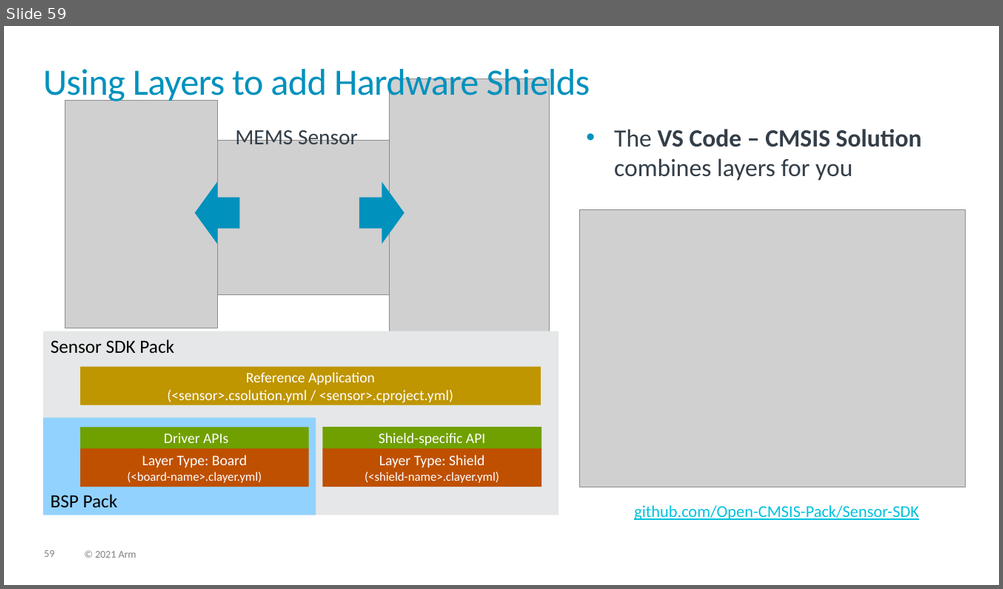
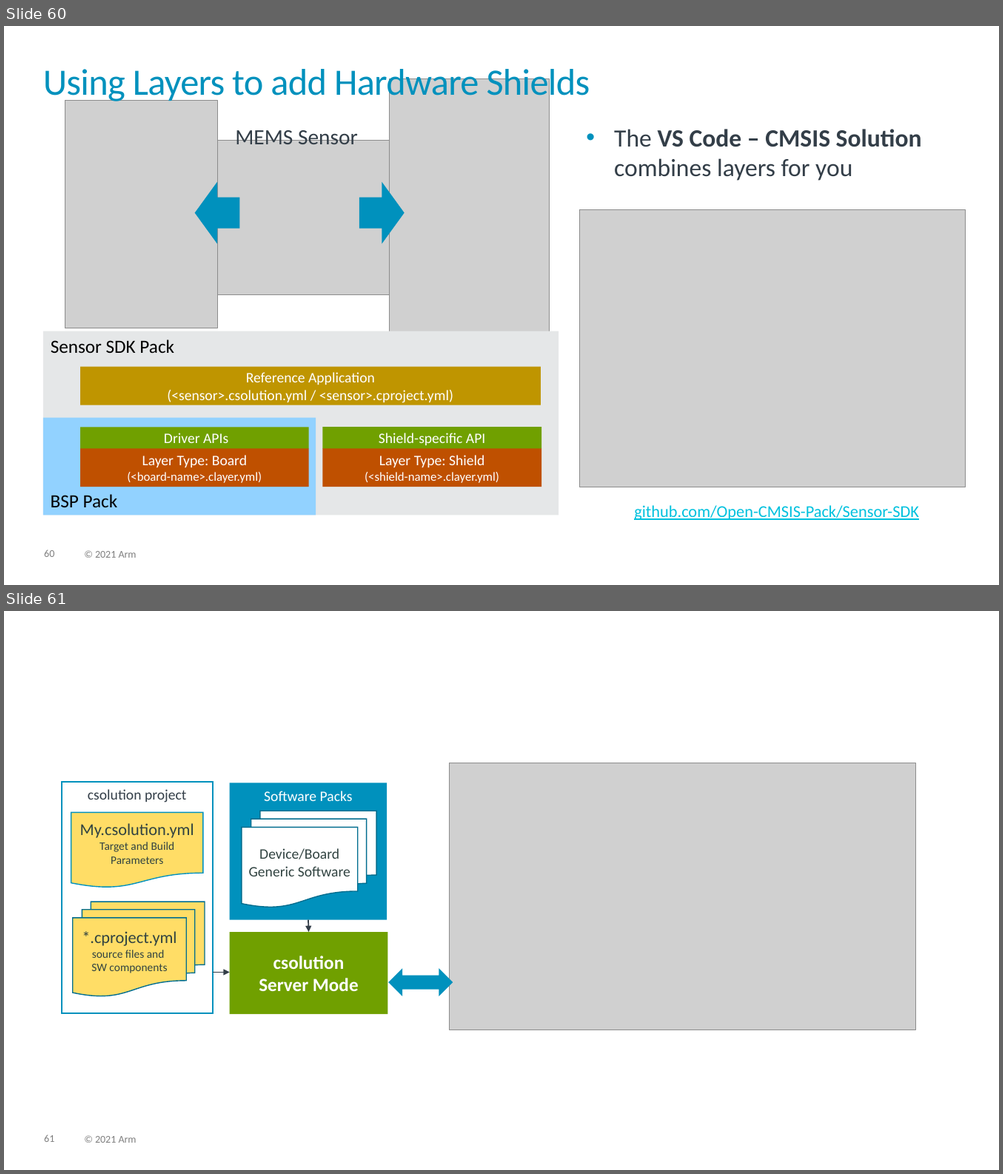
Before and after one commit to Open-CMSIS-Pack/cmsis-toolbox, a slide deck: docs/images/overview.pptx. Shown one above the other, each under a label of ours: slide 59 before the commit, slides 60 and 61 after it. The pictures are 1003x589 and 1003x1174 pixels, drawn with LibreOffice and Linux fonts; fonts in the diff are those of the drawing; grey boxes stand for pictures. Boxes give left, top, right and bottom in pixels: in the first picture for what was removed or moved away, otherwise in the second. Text is boxed around its words. In the diff, an @@ line names an element or a change of style, - is before the commit and + after.

```diff
--- a/docs/images/overview.pptx
+++ b/docs/images/overview.pptx
@@ slide 61 added at [4, 611, 999, 1170], background #FFFFFF; not listed: 2 template elements that a slide beside it also shows @@
@@ picture added at [449, 763, 916, 1031] @@
@@ rectangle added at [62, 782, 212, 1014], outline #0091BD 1.25 pt, 14 pt, text #333E48 @@
+csolution project
@@ rectangle added at [229, 783, 387, 920], fill #0091BD, 14 pt, text #FFFFFF @@
+Software Packs
@@ flow chart document added at [71, 812, 203, 888], fill #FFDD66, outline #0091BD 1 pt, 11 pt, text #314341 @@
+My.csolution.yml
+Target and Build
+Parameters
@@ flow chart multidocument added at [242, 811, 376, 907], fill #FFFFFF, outline #006D8E 1 pt, 14 pt, text #314341 @@
+Device/Board
+Generic Software
@@ flow chart multidocument added at [73, 902, 205, 997], fill #FFDD66, outline #006D8E 1 pt, 11 pt, text #314341 @@
+*.cproject.yml
+source files and
+SW components
@@ arrow added from (308, 920) to (308, 933), #333E48 1.25 pt @@
@@ rectangle added at [229, 933, 387, 1014], fill #70A000, 18 pt, text #FFFFFF, bold @@
+csolution
+Server Mode
@@ arrow added from (213, 973) to (229, 973), #333E48 1.25 pt @@
@@ left right arrow added at [388, 968, 452, 996], fill #0091BD @@
@@ what was slide 59 is now slide 60 @@
@@ page number at [44, 550, 54, 557]: text changed @@
-59
+60
```
Also in this commit, not shown: 1 slide changed, 1 other slide added, 3 other files.
